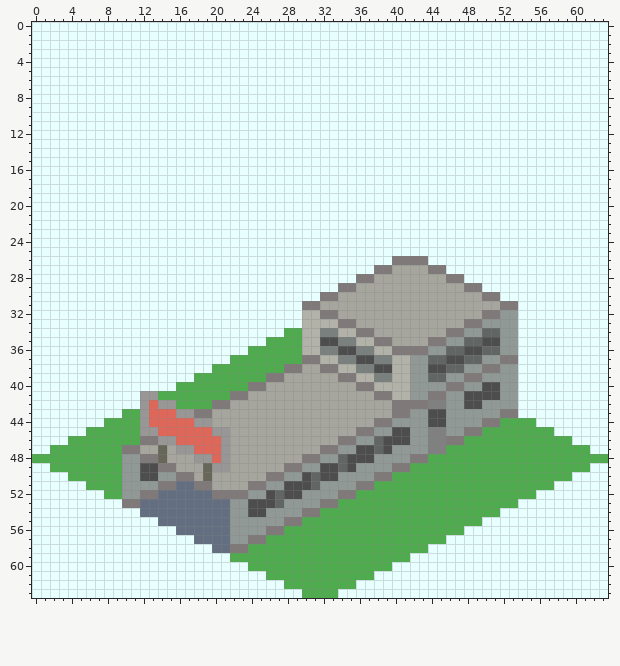
Pixel-art sprite -- Subway_Station_Gateway_Single_S.png. This is how it looked before the edit.
The file is 64x64 pixels. Colours within 5 levels of each other are drawn and written as one.
After:
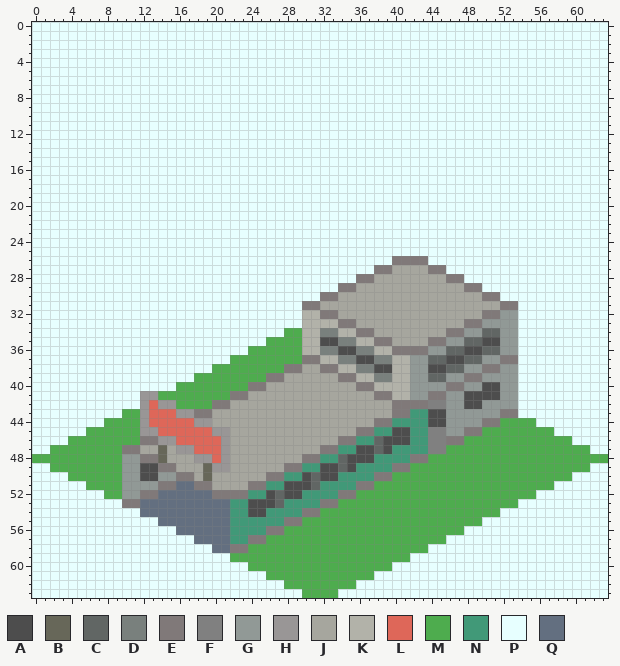
Palette (. is transparent): A #4d4d4d  B #676759  C #616664  D #79807d  E #807979  F #808080  G #919996  H #999696  J #a6a69e  K #b2b2a9  L #de6759  M #4eac4e  N #419978  P #e7ffff  Q #636f80
The edit:
@@ x 20..45 @@
 42 EEJJJJJJJJJJJJJJJJJJEEEEFF
-43 JJJJJJJJJJJJJJJJJJJJEEGGAA
-44 JJJJJJJJJJJJJJJJJJEEGGGGAA
-45 HHJJJJJJJJJJJJJJEEGGAAGGFF
-46 LHJJJJJJJJJJJJEEGGCAAAGGFF
-47 LHJJJJJJJJJJEEGGAACAGGGGFF
-48 LHJJJJJJJJEEGGCAAAGGGGEEMM
-49 HHJJJJJJEEGGAACAGGGGEEMMMM
-50 JJJJJJEEGGACAAGGGGEEMMMMMM
-51 JJJJEEGGAAACGGGGEEMMMMMMMM
-52 EEEEGGACAAGGGGEEMMMMMMMMMM
-53 QQGGAAACGGGGEEMMMMMMMMMMMM
-54 QQGGAAGGGGEEMMMMMMMMMMMMMM
-55 QQGGGGGGEEMMMMMMMMMMMMMMMM
-56 QQGGGGEEMMMMMMMMMMMMMMMMMM
-57 QQGGEEMMMMMMMMMMMMMMMMMMMM
+43 JJJJJJJJJJJJJJJJJJJJEENNAA
+44 JJJJJJJJJJJJJJJJJJEENNNNAA
+45 HHJJJJJJJJJJJJJJEENNAANNFF
+46 LHJJJJJJJJJJJJEENNCAAANNFF
+47 LHJJJJJJJJJJEENNAACANNNNFF
+48 LHJJJJJJJJEENNCAAANNNNEEMM
+49 HHJJJJJJEENNAACANNNNEEMMMM
+50 JJJJJJEENNACAANNNNEEMMMMMM
+51 JJJJEENNAAACNNNNEEMMMMMMMM
+52 EEEENNACAANNNNEEMMMMMMMMMM
+53 QQNNAAACNNNNEEMMMMMMMMMMMM
+54 QQNNAANNNNEEMMMMMMMMMMMMMM
+55 QQNNNNNNEEMMMMMMMMMMMMMMMM
+56 QQNNNNEEMMMMMMMMMMMMMMMMMM
+57 QQNNEEMMMMMMMMMMMMMMMMMMMM
 58 QQEEMMMMMMMMMMMMMMMMMMMMPP
